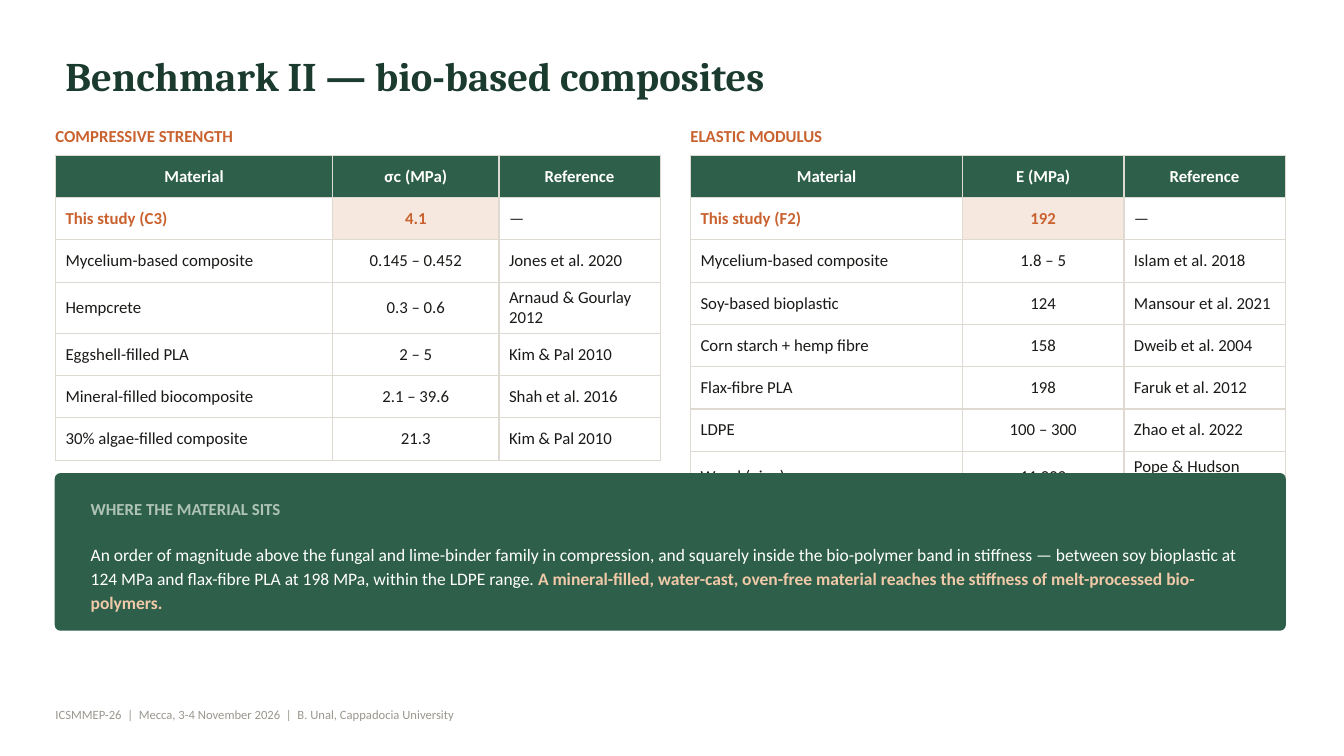
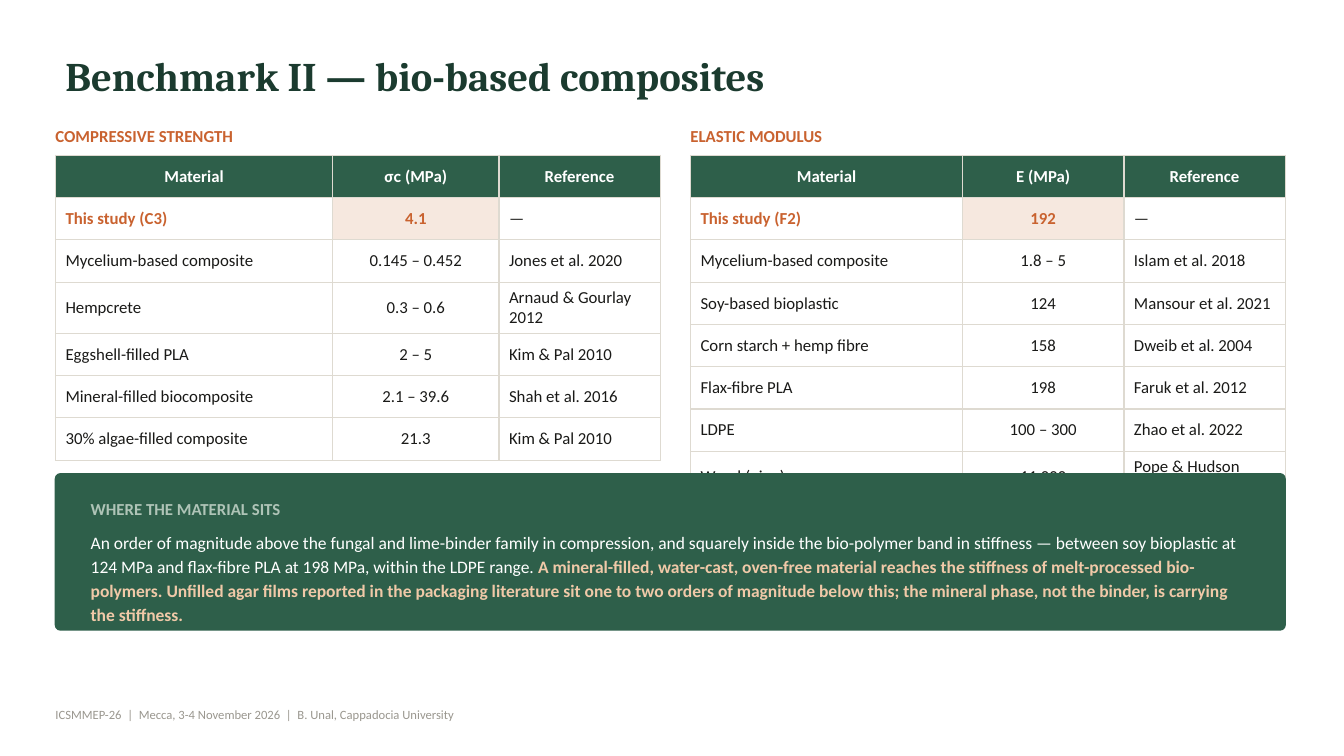
Before and after one commit to bunal91/sanat-ve-mekan, a slide deck: slide 17 of konferans-bildirisi/06-sunum/ICSMMEP26_Presentation_Unal.pptx (slide 16 before the commit). Drawn at 1344x756 pixels with LibreOffice and Linux fonts; fonts in the diff are those of the drawing. Boxes give left, top, right and bottom in pixels: in the first picture for what was removed or moved away, otherwise in the second. Text is boxed around its words. In the diff, an @@ line names an element or a change of style, - is before the commit and + after.

```diff
--- a/konferans-bildirisi/06-sunum/ICSMMEP26_Presentation_Unal.pptx
+++ b/konferans-bildirisi/06-sunum/ICSMMEP26_Presentation_Unal.pptx
@@ text at bbox=[91, 537, 1236, 621]: text changed; text colour #FFFFFF to #F0C9A8; bold on @@
-An order of magnitude above the fungal and lime-binder family in compression, and squarely inside the bio-polymer band in stiffness — between soy bioplastic at 124 MPa and flax-fibre PLA at 198 MPa, within the LDPE range. A mineral-filled, water-cast, oven-free material reaches the stiffness of melt-processed bio-polymers.
+An order of magnitude above the fungal and lime-binder family in compression, and squarely inside the bio-polymer band in stiffness — between soy bioplastic at 124 MPa and flax-fibre PLA at 198 MPa, within the LDPE range. A mineral-filled, water-cast, oven-free material reaches the stiffness of melt-processed bio-polymers. Unfilled agar films reported in the packaging literature sit one to two orders of magnitude below this; the mineral phase, not the binder, is carrying the stiffness.
```
Also in this commit, not shown: 3 other slides changed, 5 slides added, 3 slides removed, 4 other files.
